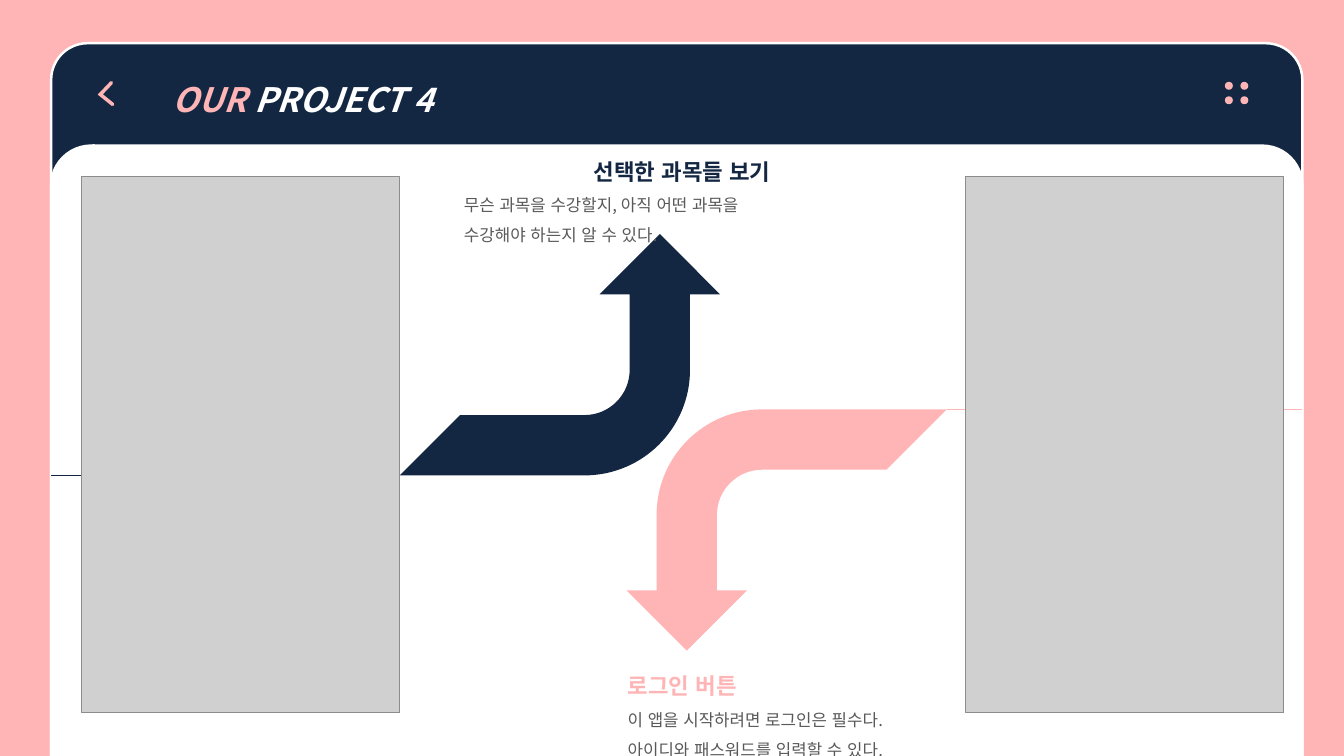
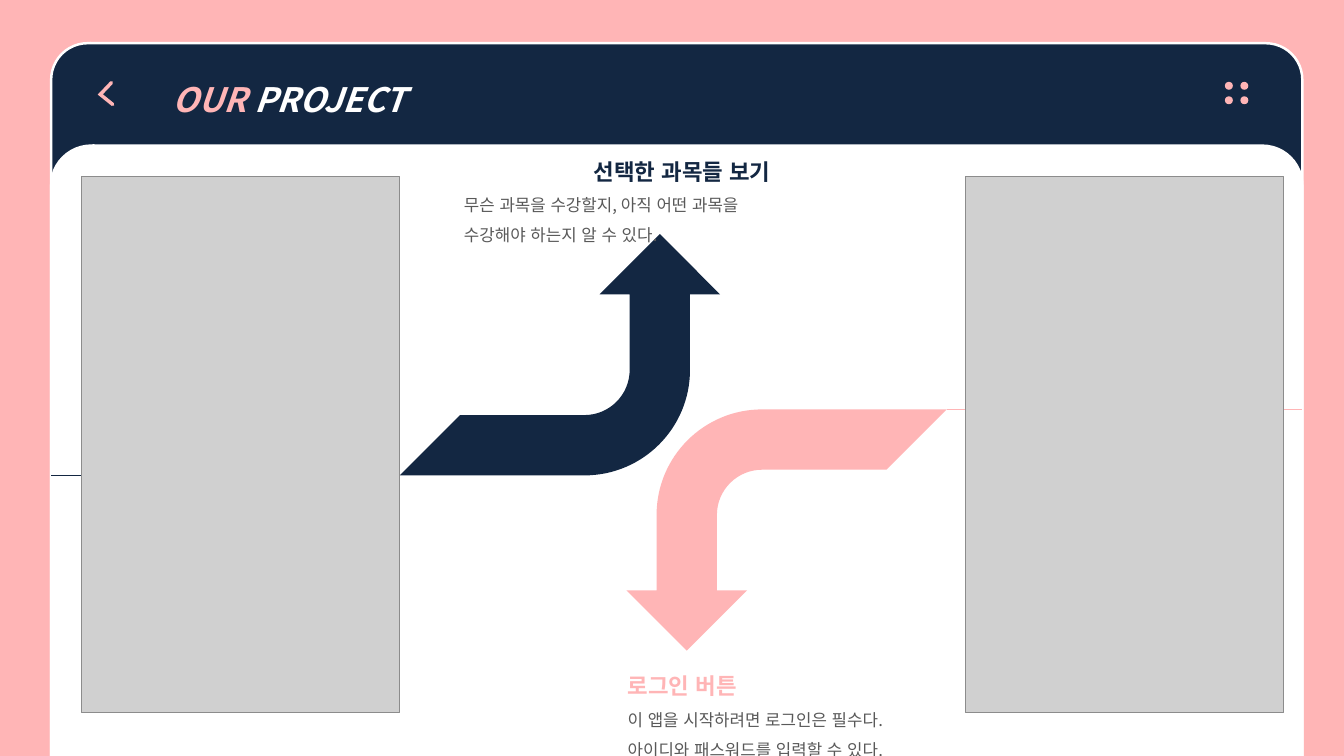
Before and after one commit to sunhyung2007/graduation_project, a slide deck: slide 13 of 뚜닥뚜닥_전프발표.pptx (slide 9 before the commit). Drawn at 1344x756 pixels with LibreOffice and Linux fonts; fonts in the diff are those of the drawing; grey boxes stand for pictures. Boxes give left, top, right and bottom in pixels: in the first picture for what was removed or moved away, otherwise in the second. Text is boxed around its words. In the diff, an @@ line names an element or a change of style, - is before the commit and + after.

```diff
--- a/뚜닥뚜닥_전프발표.pptx
+++ b/뚜닥뚜닥_전프발표.pptx
@@ text in round same rect at [173, 86, 406, 113]: text changed @@
-    OUR PROJECT 4
+    OUR PROJECT
```
Also in this commit, not shown: 5 other slides changed, 9 slides added.
